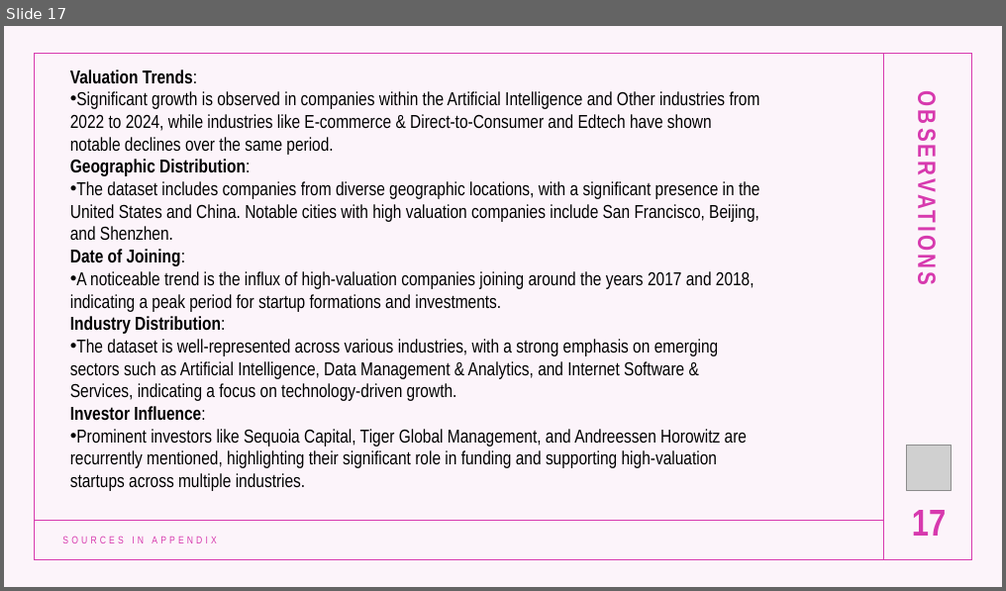
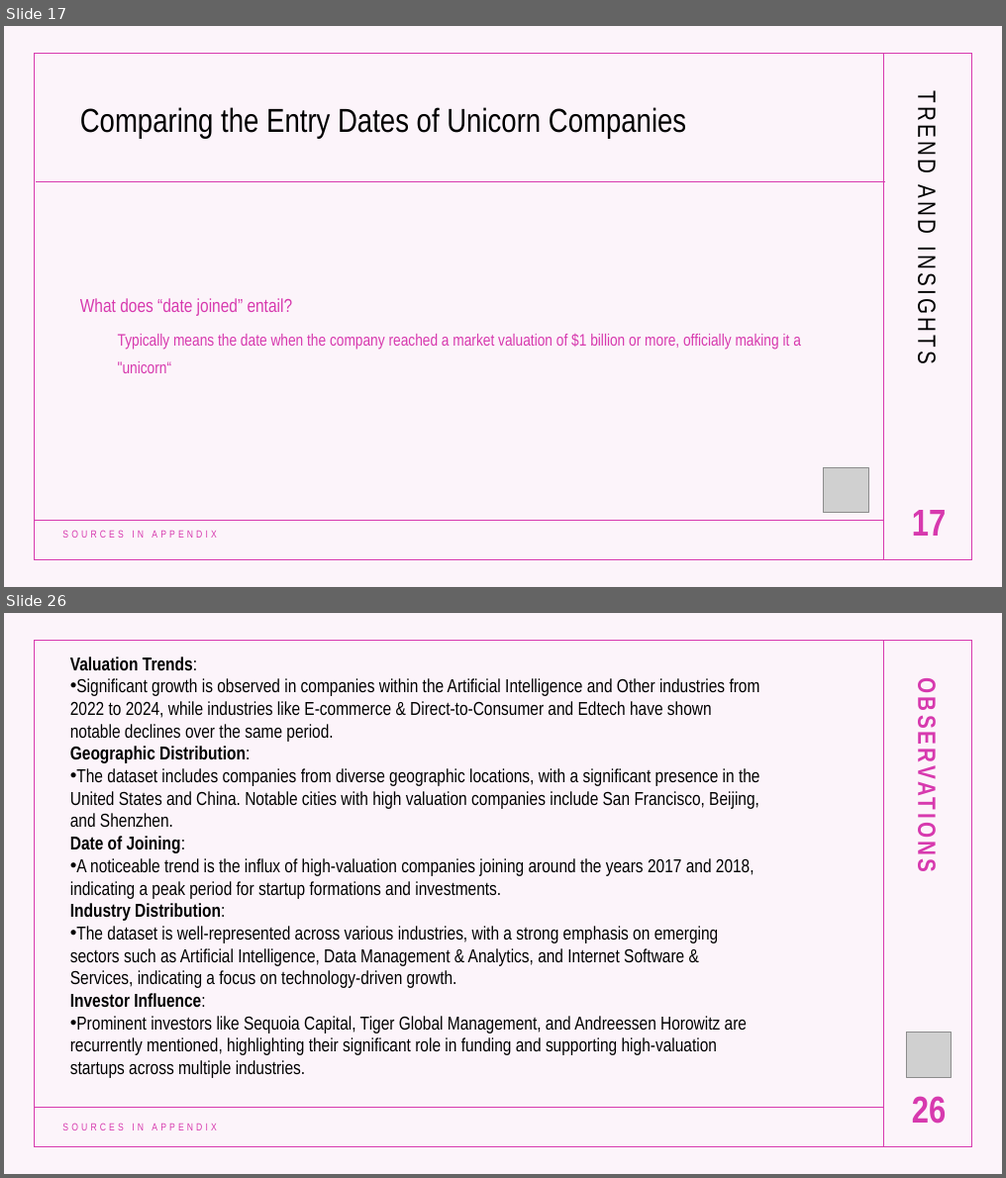
Before and after one commit to lanahuyen/Group_Project_1, a slide deck: Presentation/Presentation_Group 7.pptx. Shown one above the other, each under a label of ours: slide 17 before the commit, slides 17 and 26 after it; the slides between them are not shown. The pictures are 1006x591 and 1006x1178 pixels, drawn with LibreOffice and Linux fonts; fonts in the diff are those of the drawing; grey boxes stand for pictures. Boxes give left, top, right and bottom in pixels: in the first picture for what was removed or moved away, otherwise in the second. Text is boxed around its words. In the diff, an @@ line names an element or a change of style, - is before the commit and + after.

```diff
--- a/Presentation/Presentation_Group 7.pptx
+++ b/Presentation/Presentation_Group 7.pptx
@@ slide 17 added at (4, 26, 1002, 587), background #FFFFFF; not listed: 4 template elements that a slide beside it also shows @@
@@ title added at (80, 107, 686, 138), 32 pt, text #000000 @@
+Comparing the Entry Dates of Unicorn Companies
@@ text added at (913, 99, 942, 361), 24 pt, text #000000 @@
+TREND AND INSIGHTS
@@ line added from (36, 181) to (885, 181), #D739AE 1 pt @@
@@ text added at (80, 298, 801, 373), 16 pt, text #D739AE @@
+What does “date joined” entail?
+  Typically means the date when the company reached a market valuation of $1 billion or more, officially making it a "unicorn“
@@ picture added at (823, 468, 868, 513) @@
@@ text added at (62, 530, 216, 538), 10 pt, text #D739AE @@
+SOURCES IN APPENDIX
@@ page number added at (912, 510, 945, 536), 36 pt, text #D739AE, bold @@
+17
@@ what was slide 17 is now slide 26 @@
@@ page number at (912, 1096, 945, 1124): text changed @@
-17
+26
```
Also in this commit, not shown: 7 slides changed, 8 other slides added, 5 other files.
